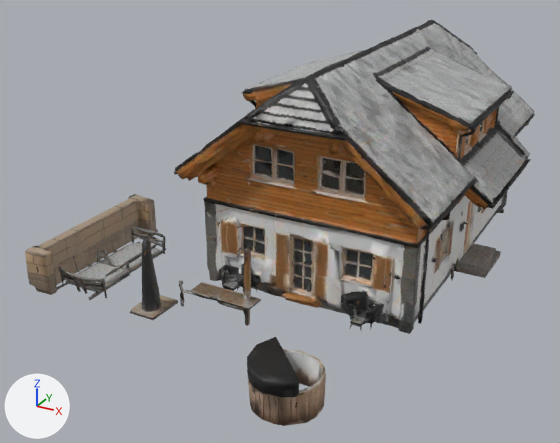
The glTF model public/models/chalet_lo.glb, before and after one commit.
Camera for both pictures: a 50 mm camera at (1.28, -2.4, 0.94) aimed at (-0.01, -0.06, -0.23). Every picture has the same lights, and +X, +Y and +Z are marked at lower left. The picture after the commit comes second. Where no turn or scale is listed for an object, it has been applied to the vertices. Vertices at exactly the same position are counted once.
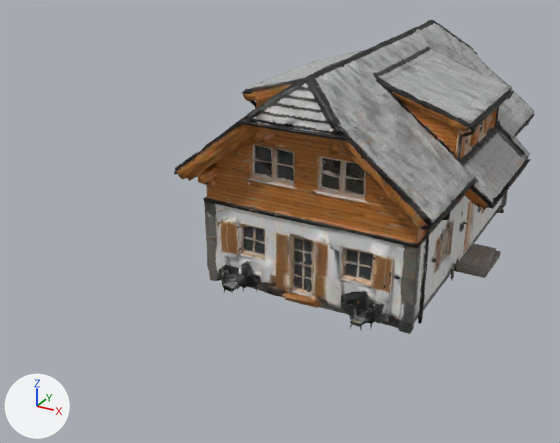
Boxes [x1, y1, x2, y2] around the edits, measured in the pictures (560 x 443 px):
'Mesh_0', reshaped (29% narrower, 23% shorter): before [25, 20, 535, 426]; after [174, 20, 535, 334]
part 1 of me_mesh_0, deleted: before [25, 194, 326, 426]

The change, as a list of edits to the scene's bpy script:
```text
Change me_mesh_0:
    used by ob_mesh_0; location = (-0.092, 0.004, -0.002)
    remove me_mesh_0.from_pydata(...)  # 11810 vertices, 24168 faces; spans x -0.84..0.84, y -0.95..0.95, z -0.4..0.4
    add me_mesh_0.from_pydata(...)  # 9556 vertices, 19464 faces; spans x -0.23..0.84, y -0.43..0.95, z -0.4..0.4
    me_mesh_0 part 1: 7 loose pieces with 2254 vertices, spanning x -0.84..0.63, y -0.95..0.92, z -0.4..-0.11, are deleted
    other edits to the shape of me_mesh_0 do not show in these pictures
```
